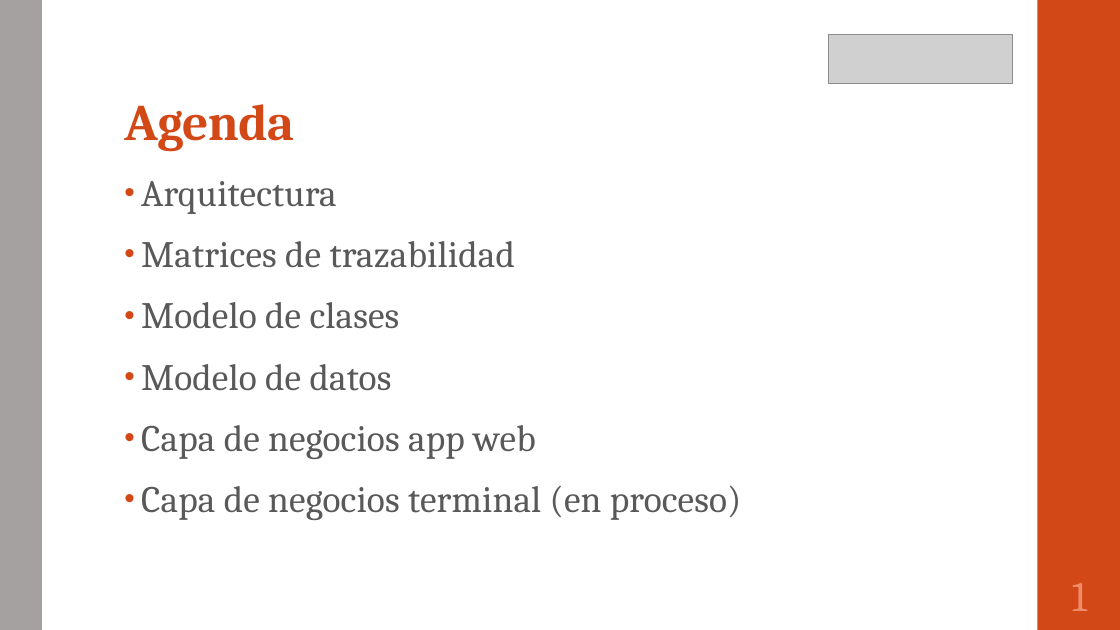
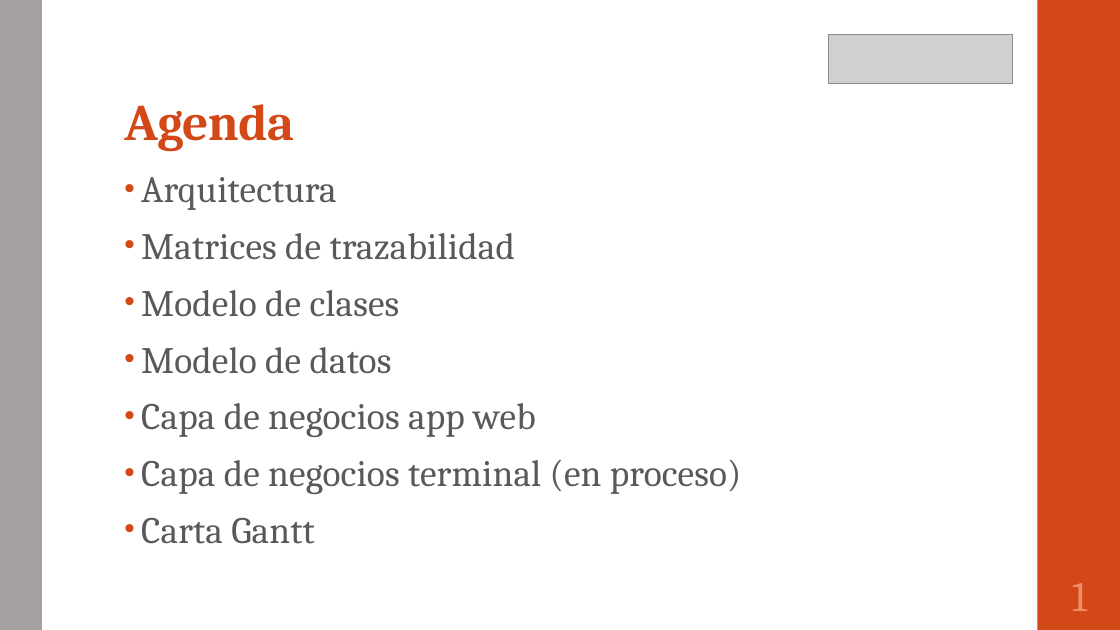
Before and after one commit to portafolio2016/hipocrates, a slide deck: slide 2 of presentación lunes 24 octubre 2016.pptx. Drawn at 1120x630 pixels with LibreOffice and Linux fonts; fonts in the diff are those of the drawing; grey boxes stand for pictures. Boxes give left, top, right and bottom in pixels: in the first picture for what was removed or moved away, otherwise in the second. Text is boxed around its words. In the diff, an @@ line names an element or a change of style, - is before the commit and + after.

Commit message:
Agregada diapositiva Gantt

```diff
--- a/presentación lunes 24 octubre 2016.pptx
+++ b/presentación lunes 24 octubre 2016.pptx
@@ text at <box>141,177,741,494</box>: line spacing 0.95 to 0.85 @@
@@ text at <box>141,518,314,544</box>: paragraph added @@
+• Carta Gantt
```
Also in this commit, not shown: 2 other slides changed, 2 slides added.
